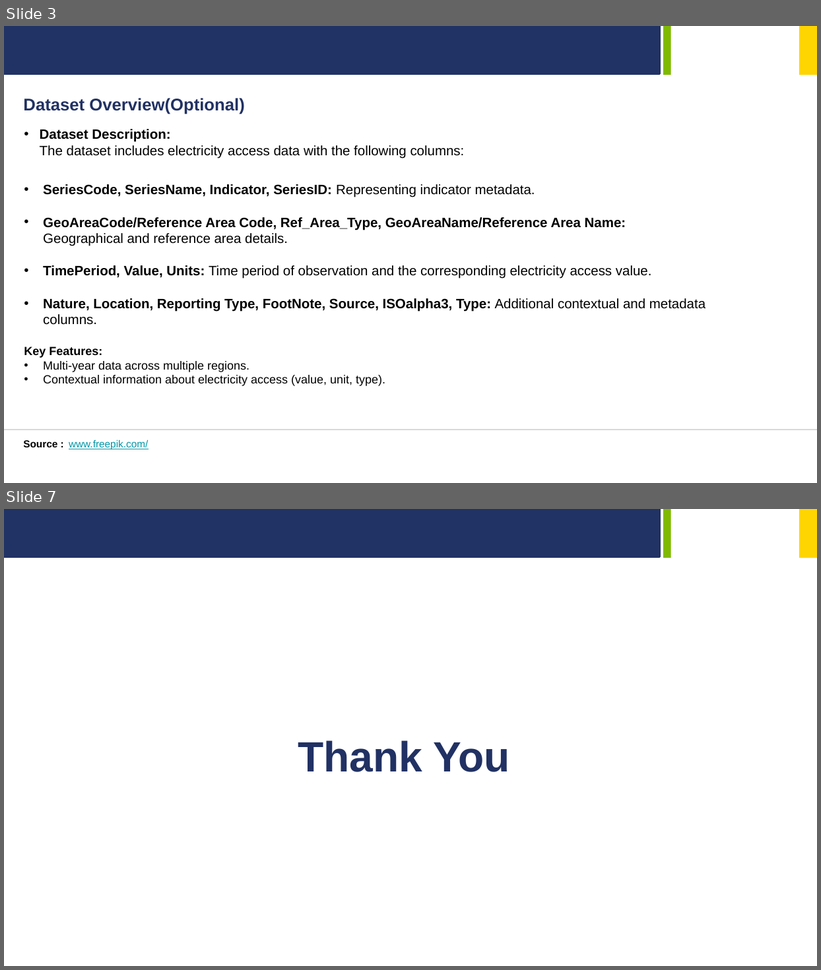
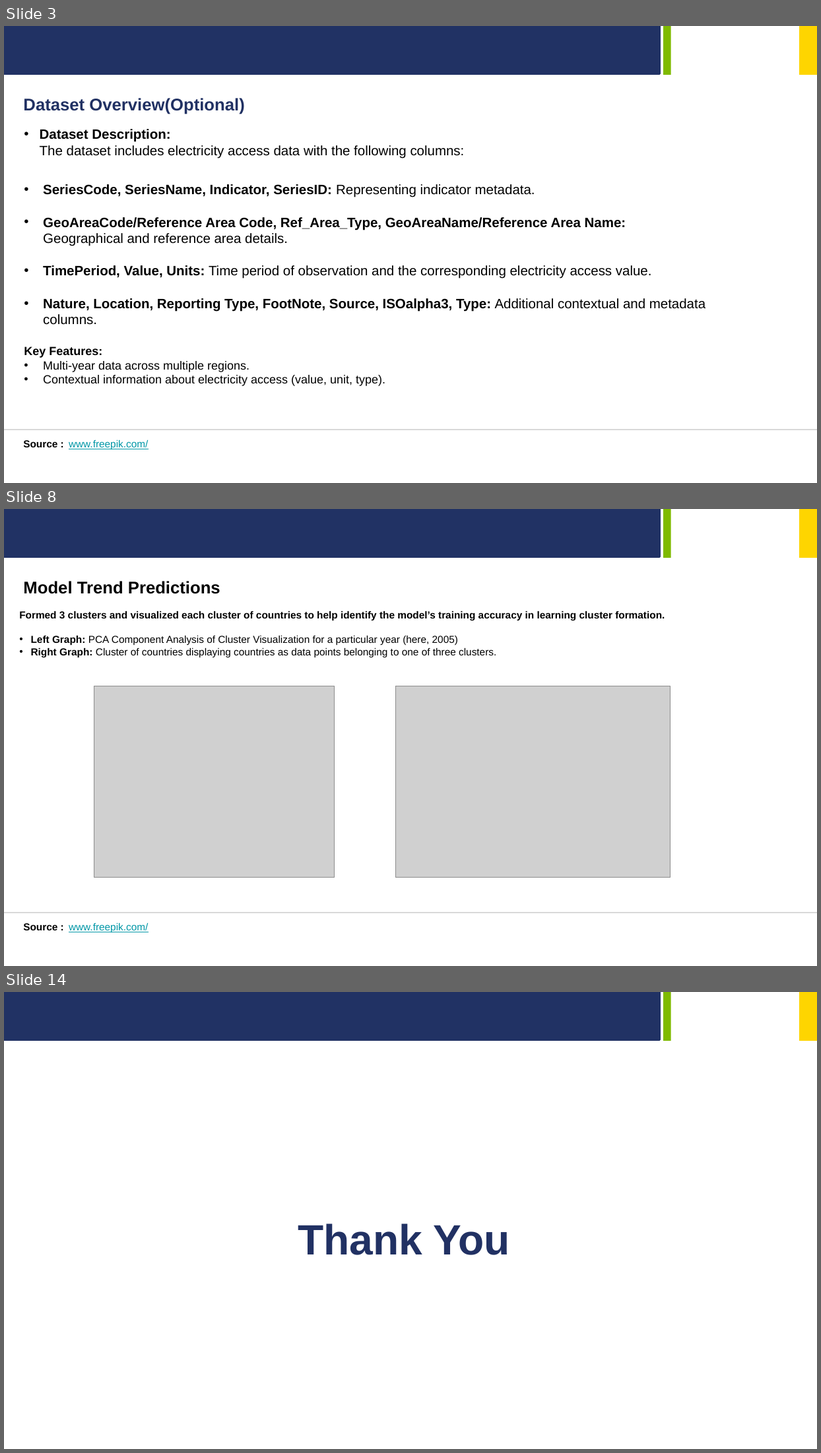
Before and after one commit to MrSaltyFish/gskillsWorkshopAI, a slide deck: finalProject/GreenSkills-AI-Case-Study.pptx. Shown one above the other, each under a label of ours: slides 3 and 7 before the commit, slides 3, 8 and 14 after it; the slides between them are not shown. The pictures are 821x970 and 821x1453 pixels, drawn with LibreOffice and Linux fonts; fonts in the diff are those of the drawing; grey boxes stand for pictures; background and template pictures are left out. Boxes give left, top, right and bottom in pixels: in the first picture for what was removed or moved away, otherwise in the second. Text is boxed around its words. In the diff, an @@ line names an element or a change of style, - is before the commit and + after.

```diff
--- a/finalProject/GreenSkills-AI-Case-Study.pptx
+++ b/finalProject/GreenSkills-AI-Case-Study.pptx
@@ slide 8 added at [4,509,817,966], background #FFFFFF; not listed: 3 template elements that a slide beside it also shows @@
@@ text added at [23,581,220,594], 20 pt, text #000000, bold @@
+Model Trend Predictions
@@ text added at [19,611,665,657], 12 pt, text #000000 @@
+Formed 3 clusters and visualized each cluster of countries to help identify the model’s training accuracy in learning cluster formation.
+• Left Graph: PCA Component Analysis of Cluster Visualization for a particular year (here, 2005)
+• Right Graph: Cluster of countries displaying countries as data points belonging to one of three clusters.
@@ picture added at [94,686,334,878] @@
@@ picture added at [396,686,671,878] @@
@@ line added from (4, 913) to (817, 913), #D9D9D9 1 pt @@
@@ text added at [23,923,57,931], 12 pt, text #000000, bold @@
+Source :
@@ text added at [69,923,148,933], 12 pt, text #0097A7, underline @@
+www.freepik.com/
@@ what was slide 7 is now slide 14 @@
```
Also in this commit, not shown: 3 slides changed, 7 other slides added, 1 slide removed, 13 other files.
